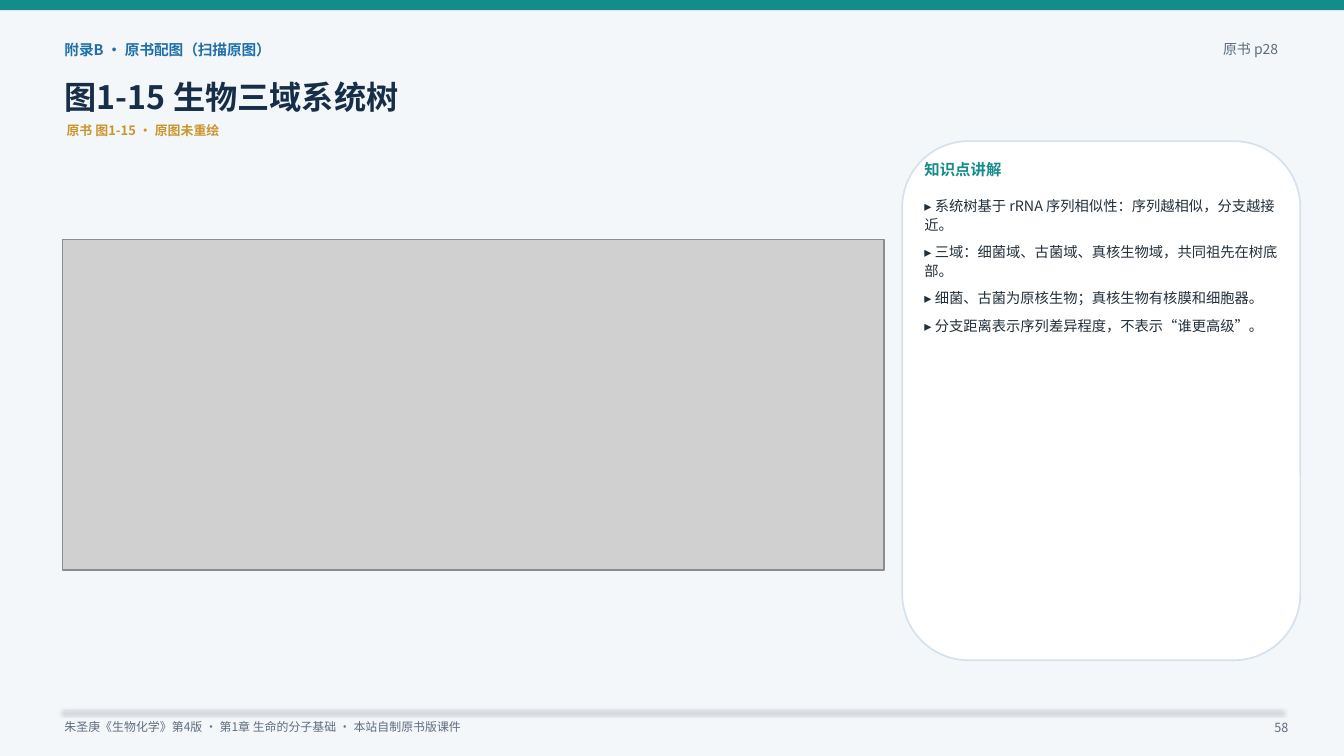
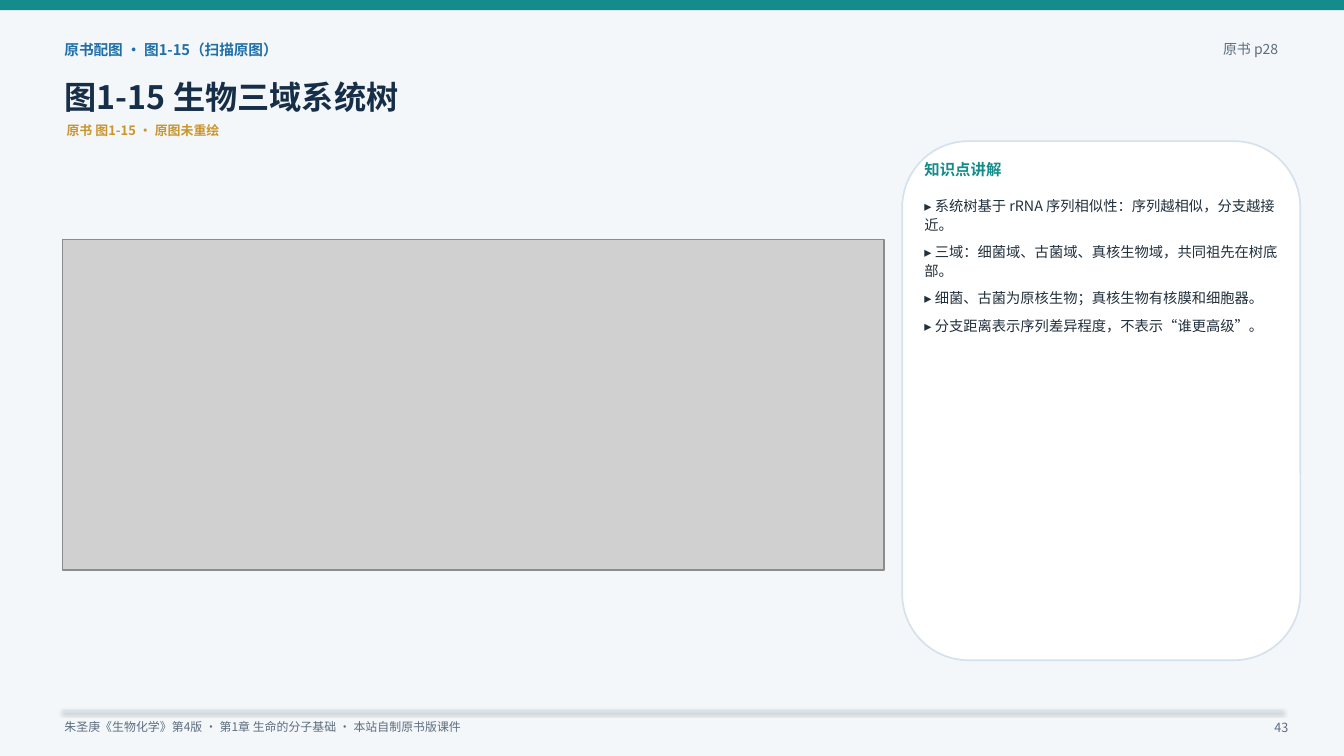
Before and after one commit to newkan-li/Biochemistry, a slide deck: slide 43 of downloads/bc01-original-style.pptx (slide 58 before the commit). Drawn at 1344x756 pixels with LibreOffice and Linux fonts; fonts in the diff are those of the drawing; grey boxes stand for pictures. Boxes give left, top, right and bottom in pixels: in the first picture for what was removed or moved away, otherwise in the second. Text is boxed around its words. In the diff, an @@ line names an element or a change of style, - is before the commit and + after.

```diff
--- a/downloads/bc01-original-style.pptx
+++ b/downloads/bc01-original-style.pptx
@@ text at <box>64,42,278,57</box>: text changed @@
-附录B · 原书配图（扫描原图）
+原书配图 · 图1-15（扫描原图）
@@ text at <box>1274,722,1288,732</box>: text changed @@
-58
+43
```
Also in this commit, not shown: 47 other slides changed, 1 slide removed, 55 other files.
